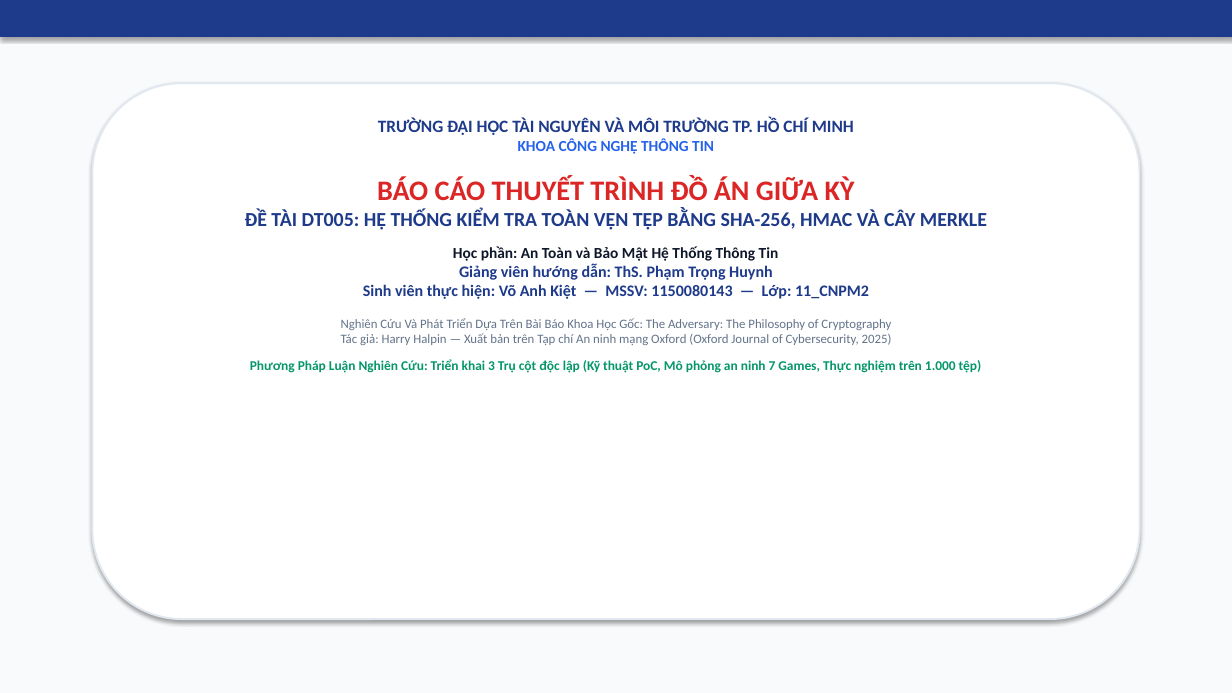
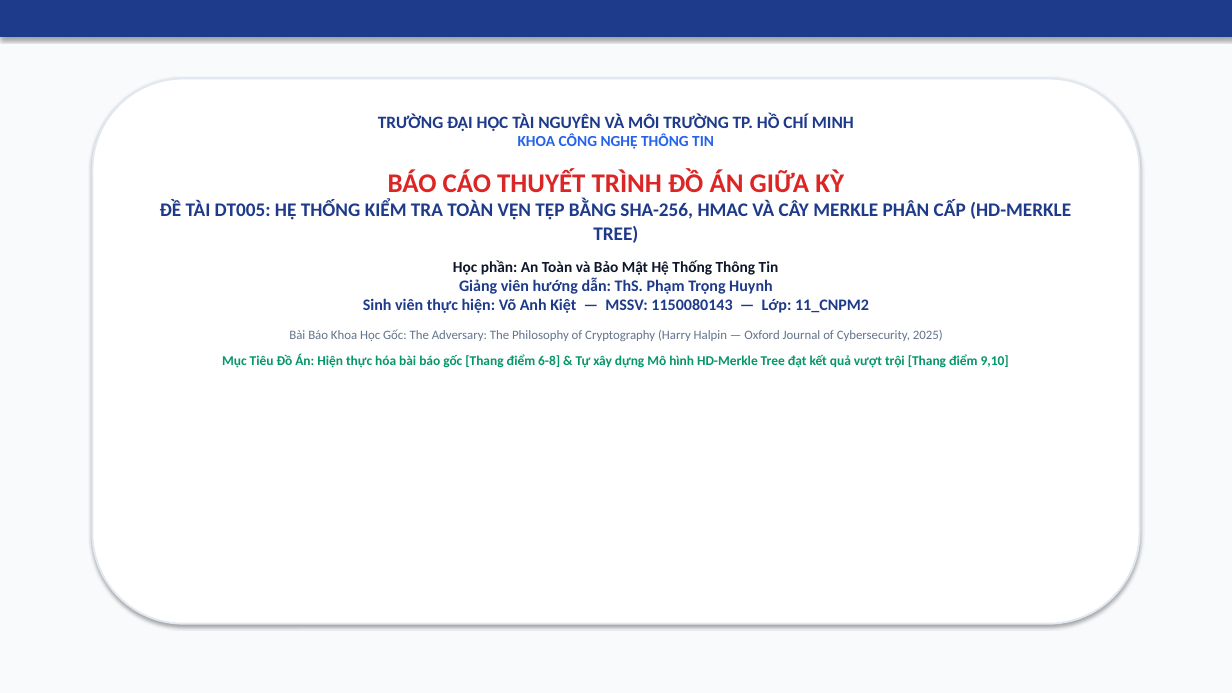
Before and after one commit to kietvo5924/ATBMHTTT_DT005_FileIntegrity, a slide deck: slide 1 of docs/Bao_Cao_Giua_Ky_DT05.pptx. Drawn at 1232x693 pixels with LibreOffice and Linux fonts; fonts in the diff are those of the drawing. Boxes give left, top, right and bottom in pixels: in the first picture for what was removed or moved away, otherwise in the second. Text is boxed around its words. In the diff, an @@ line names an element or a change of style, - is before the commit and + after.

```diff
--- a/docs/Bao_Cao_Giua_Ky_DT05.pptx
+++ b/docs/Bao_Cao_Giua_Ky_DT05.pptx
@@ rounded rectangle: place and size @@
-rounded rectangle at [92,83,1140,619]
+rounded rectangle at [92,79,1140,624]
@@ text at [363,133,869,313]: size 22 to 21 pt in "BÁO CÁO THUYẾT TRÌNH ĐỒ ÁN GIỮA ..."; less space between paragraphs @@
@@ text at [160,201,1071,243]: text changed; size 15.5 to 15 pt @@
-ĐỀ TÀI DT005: HỆ THỐNG KIỂM TRA TOÀN VẸN TỆP BẰNG SHA-256, HMAC VÀ CÂY MERKLE
+ĐỀ TÀI DT005: HỆ THỐNG KIỂM TRA TOÀN VẸN TỆP BẰNG SHA-256, HMAC VÀ CÂY MERKLE PHÂN CẤP (HD-MERKLE TREE)
@@ text at [222,329,1009,368]: text changed; size 10 to 10.5 pt; text colour #64748B to #059669; bold on @@
-Nghiên Cứu Và Phát Triển Dựa Trên Bài Báo Khoa Học Gốc: The Adversary: The Philosophy of Cryptography
-Tác giả: Harry Halpin — Xuất bản trên Tạp chí An ninh mạng Oxford (Oxford Journal of Cybersecurity, 2025)
-Phương Pháp Luận Nghiên Cứu: Triển khai 3 Trụ cột độc lập (Kỹ thuật PoC, Mô phỏng an ninh 7 Games, Thực nghiệm trên 1.000 tệp)
+Bài Báo Khoa Học Gốc: The Adversary: The Philosophy of Cryptography (Harry Halpin — Oxford Journal of Cybersecurity, 2025)
+Mục Tiêu Đồ Án: Hiện thực hóa bài báo gốc [Thang điểm 6-8] & Tự xây dựng Mô hình HD-Merkle Tree đạt kết quả vượt trội [Thang điểm 9,10]
```
Also in this commit, not shown: 13 other slides changed, 4 slides added, 4 slides removed, 6 other files.
